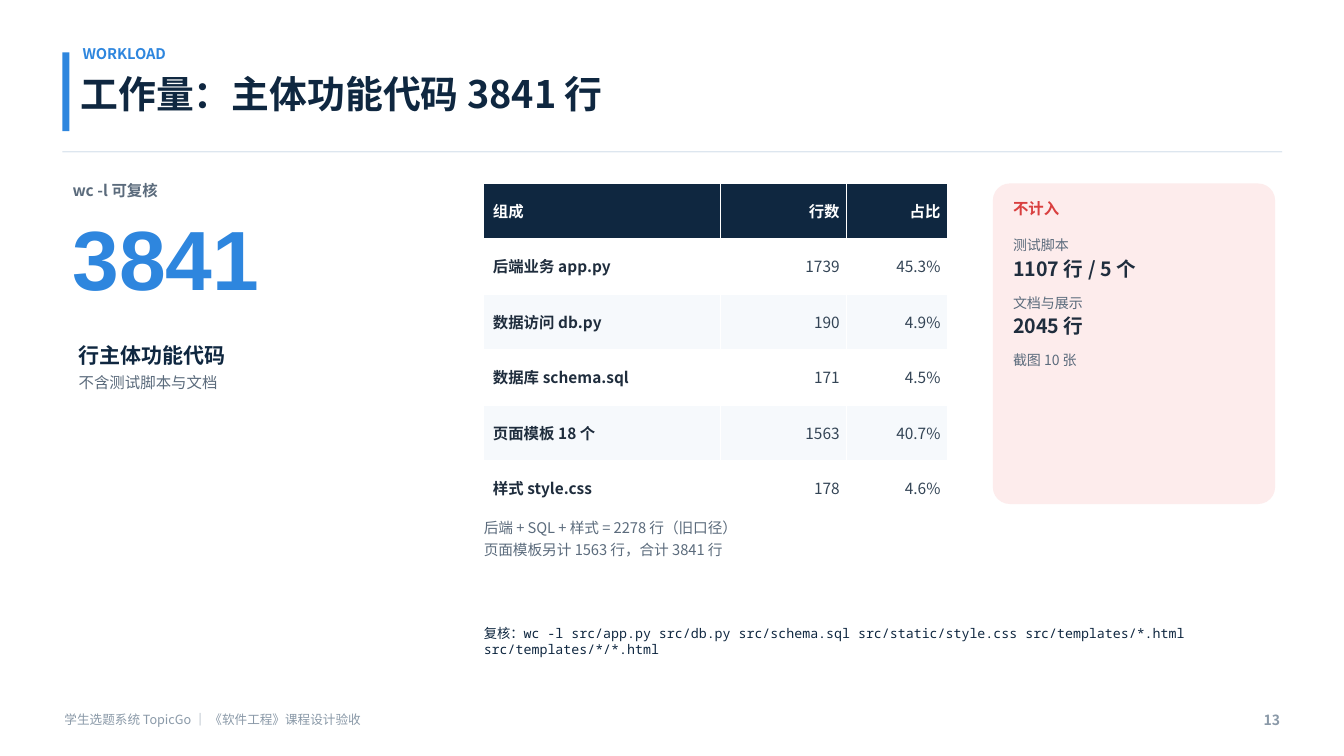
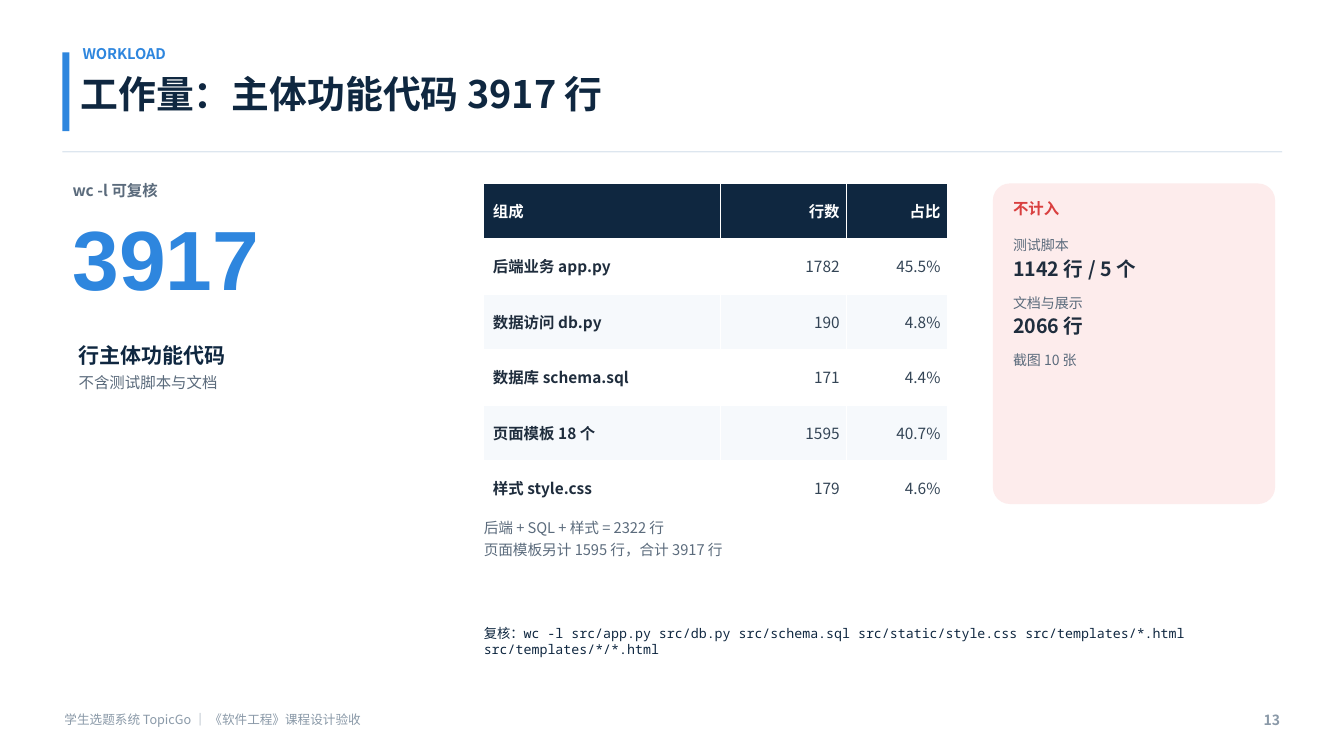
Before and after one commit to haixiaoyuntian/topicgo, a slide deck: slide 13 of student-topic-system/验收/TopicGo-验收汇报.pptx. Drawn at 1344x756 pixels with LibreOffice and Linux fonts; fonts in the diff are those of the drawing. Boxes give left, top, right and bottom in pixels: in the first picture for what was removed or moved away, otherwise in the second. Text is boxed around its words. In the diff, an @@ line names an element or a change of style, - is before the commit and + after.

Commit message:
fix: 修复规则切换遗留志愿与成绩录入入口
- 轮次切换前校验待分配志愿/待抽签报名，避免学生状态卡死
- 监控页新增「处理遗留志愿/报名」入口，按原策略一次性处理并留痕
- 分配/抽签绑定当前轮次 ID，避免多轮次时处理错轮次
- 成绩录入按钮同时展开课程名+分数与绩点两个表单，补充标签
- 回归新增 11 项断言（126 通过），同步验收材料、PPT 与工作量统计

```diff
--- a/student-topic-system/验收/TopicGo-验收汇报.pptx
+++ b/student-topic-system/验收/TopicGo-验收汇报.pptx
@@ text at <box>81,76,603,112</box>: text changed @@
-工作量：主体功能代码 3841 行
+工作量：主体功能代码 3917 行
@@ table at <box>484,184,948,516</box> @@
-row 2, column 2: 1739
+row 2, column 2: 1782
-row 2, column 3: 45.3%
+row 2, column 3: 45.5%
-row 3, column 3: 4.9%
+row 3, column 3: 4.8%
-row 4, column 3: 4.5%
+row 4, column 3: 4.4%
-row 5, column 2: 1563
+row 5, column 2: 1595
-row 6, column 2: 178
+row 6, column 2: 179
@@ text at <box>73,231,260,291</box>: text changed @@
-3841
+3917
@@ text at <box>1013,259,1136,278</box>: text changed @@
-1107 行 / 5 个
+1142 行 / 5 个
@@ text at <box>1013,316,1084,335</box>: text changed @@
-2045 行
+2066 行
@@ text at <box>484,521,723,557</box>: text changed @@
-后端 + SQL + 样式 = 2278 行（旧口径）
-页面模板另计 1563 行，合计 3841 行
+后端 + SQL + 样式 = 2322 行
+页面模板另计 1595 行，合计 3917 行
```
Also in this commit, not shown: 3 other slides changed, 15 other files.
